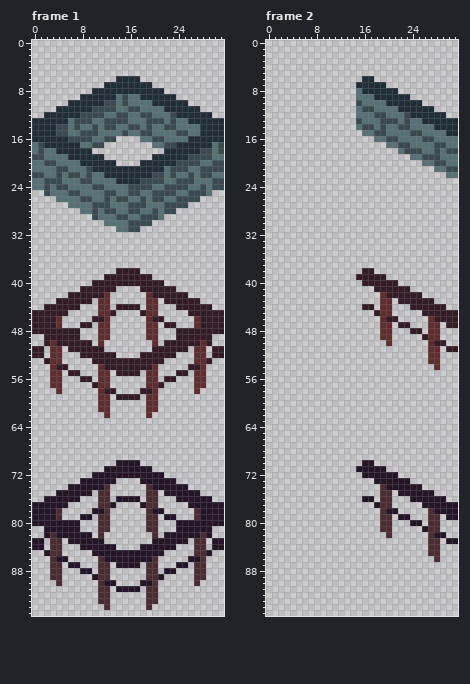
Edited in one commit: pixel-art file (assets/img/settlements/fence.aseprite). Above, as it was before the edit.
32x96 pixels, 16 frames. Shown: frame 1, frame 2. The commit also changed other frames, which this record leaves out.
And afterwards:
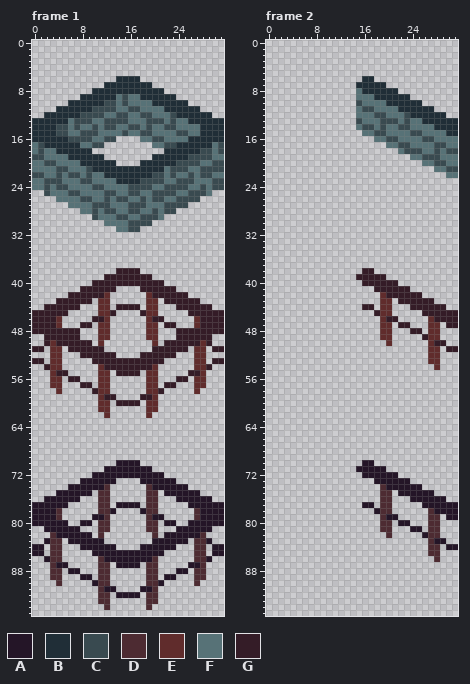
Palette (. is transparent): A #241527  B #202e37  C #394a50  D #4d2b32  E #602c2c  F #577277  G #341c27
What changed:
{"where": "frame 1"}
{"frame":1,"y":52,"x":0,"old":"GG","new":".."}
{"frame":1,"y":52,"x":30,"old":"GG","new":".."}
{"frame":1,"y":53,"x":0,"old":"..G","new":"GG."}
{"frame":1,"y":53,"x":29,"old":"G..","new":".GG"}
{"frame":1,"y":54,"x":2,"old":".","new":"G"}
{"frame":1,"y":54,"x":4,"old":"GG","new":"E."}
{"frame":1,"y":54,"x":26,"old":"GG","new":".E"}
{"frame":1,"y":54,"x":29,"old":".","new":"G"}
{"frame":1,"y":55,"x":4,"old":"E.GG","new":"GG.."}
{"frame":1,"y":55,"x":24,"old":"GG.E","new":"..GG"}
{"frame":1,"y":56,"x":6,"old":"..GG","new":"GG.."}
{"frame":1,"y":56,"x":22,"old":"GG..","new":"..GG"}
{"frame":1,"y":57,"x":8,"old":"..G","new":"GG."}
{"frame":1,"y":57,"x":21,"old":"G..","new":".GG"}
{"frame":1,"y":58,"x":10,"old":".","new":"G"}
{"frame":1,"y":58,"x":12,"old":"GG","new":"E."}
{"frame":1,"y":58,"x":18,"old":"GG","new":".E"}
{"frame":1,"y":58,"x":21,"old":".","new":"G"}
{"frame":1,"y":59,"x":12,"old":"E.GGGG.E","new":"GG....GG"}
{"frame":1,"y":60,"x":14,"old":"....","new":"GGGG"}
{"frame":1,"y":76,"x":14,"old":"AAAA","new":"...."}
{"frame":1,"y":77,"x":13,"old":"A....A","new":".AAAA."}
{"frame":1,"y":78,"x":10,"old":"AA","new":".D"}
{"frame":1,"y":78,"x":13,"old":".","new":"A"}
{"frame":1,"y":78,"x":18,"old":".","new":"A"}
{"frame":1,"y":78,"x":20,"old":"AA","new":"D."}
{"frame":1,"y":79,"x":8,"old":"AA.D","new":"..AA"}
{"frame":1,"y":79,"x":20,"old":"D.AA","new":"AA.."}
{"frame":1,"y":80,"x":6,"old":"AA..","new":"..AA"}
{"frame":1,"y":80,"x":22,"old":"..AA","new":"AA.."}
{"frame":1,"y":82,"x":2,"old":"A","new":"."}
{"frame":1,"y":82,"x":29,"old":"A","new":"."}
{"frame":1,"y":83,"x":0,"old":"AA.","new":"..A"}
{"frame":1,"y":83,"x":29,"old":".AA","new":"A.."}
{"frame":1,"y":85,"x":0,"old":"..A","new":"AA."}
{"frame":1,"y":85,"x":29,"old":"A..","new":".AA"}
{"frame":1,"y":86,"x":2,"old":".","new":"A"}
{"frame":1,"y":86,"x":4,"old":"AA","new":"D."}
{"frame":1,"y":86,"x":26,"old":"AA","new":".D"}
{"frame":1,"y":86,"x":29,"old":".","new":"A"}
{"frame":1,"y":87,"x":4,"old":"D.AA","new":"AA.."}
{"frame":1,"y":87,"x":24,"old":"AA.D","new":"..AA"}
{"frame":1,"y":88,"x":6,"old":"..AA","new":"AA.."}
{"frame":1,"y":88,"x":22,"old":"AA..","new":"..AA"}
{"frame":1,"y":89,"x":8,"old":"..A","new":"AA."}
{"frame":1,"y":89,"x":21,"old":"A..","new":".AA"}
{"frame":1,"y":90,"x":10,"old":".","new":"A"}
{"frame":1,"y":90,"x":12,"old":"AA","new":"D."}
{"frame":1,"y":90,"x":18,"old":"AA","new":".D"}
{"frame":1,"y":90,"x":21,"old":".","new":"A"}
{"frame":1,"y":91,"x":12,"old":"D.AAAA.D","new":"AA....AA"}
{"frame":1,"y":92,"x":14,"old":"....","new":"AAAA"}
{"where": "frame 2, layer \"TopRight\""}
{"frame":2,"y":76,"x":16,"old":"AA","new":".."}
{"frame":2,"y":77,"x":16,"old":"..A","new":"AA."}
{"frame":2,"y":78,"x":18,"old":".","new":"A"}
{"frame":2,"y":78,"x":20,"old":"AA","new":"D."}
{"frame":2,"y":79,"x":20,"old":"D.AA","new":"AA.."}
{"frame":2,"y":80,"x":22,"old":"..AA","new":"AA.."}
{"frame":2,"y":81,"x":24,"old":"..A","new":"AA."}
{"frame":2,"y":82,"x":26,"old":".","new":"A"}
{"frame":2,"y":82,"x":28,"old":"AA","new":"D."}
{"frame":2,"y":83,"x":28,"old":"D.AA","new":"AA.."}
{"frame":2,"y":84,"x":30,"old":"..","new":"AA"}
{"label":"changed","picture_box":[32,352,224,406]}
{"label":"changed","picture_box":[32,496,224,598]}
{"label":"changed","picture_box":[362,496,458,550]}
